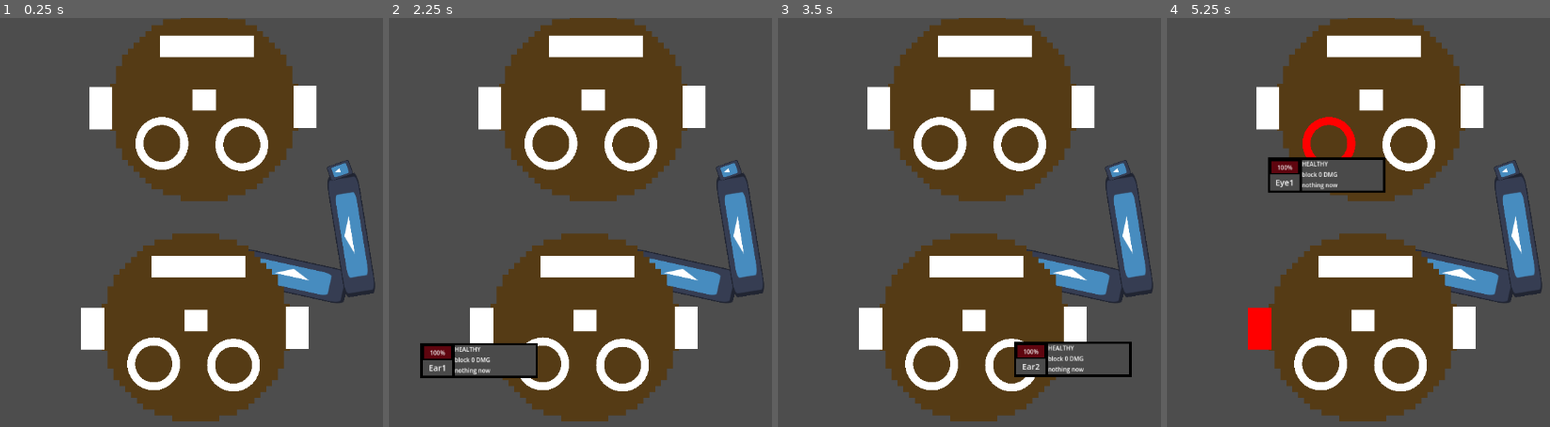
Above: before the commit, frames 1-4 (left to right).
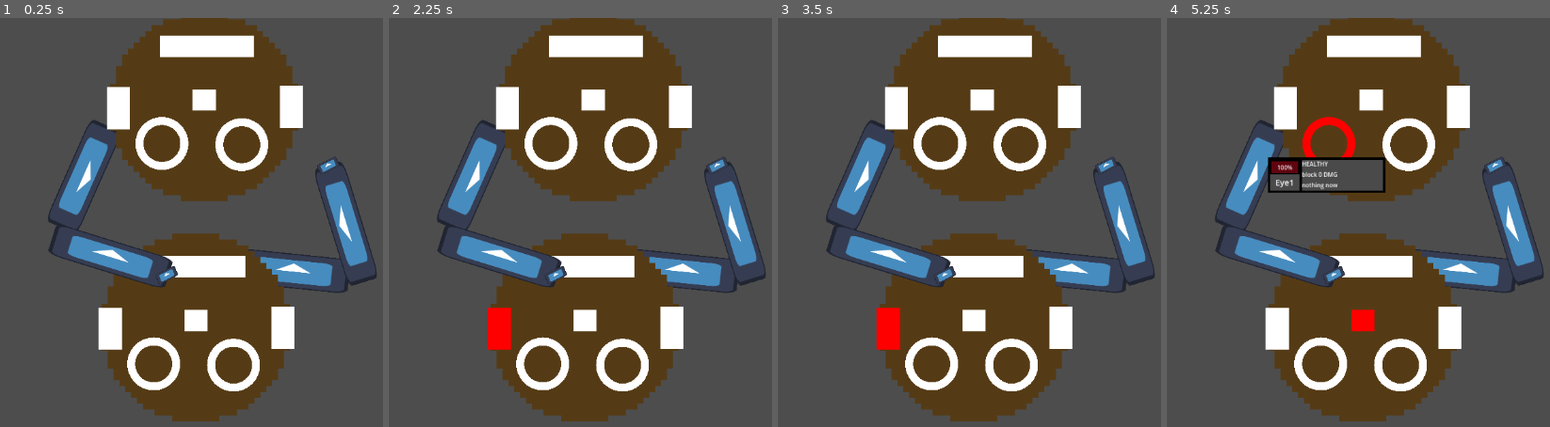
Above: after the commit, the same moments.

Repository: Floorban/GGJ3036
Game: Godot game, scene res://game/level/combat_area/combat_area_eric_test.tscn
Two runs of this game, one before a commit and one after it. Both use one fixed random seed, a clock stepped at 60 frames per second and the inputs below. The engine's default icon, where the game draws it, is replaced by a stand-in: a white triangle on a blue panel in a dark square.
Inputs (mouse positions are in pixels of both pictures, inside the frame that each line leads up to):
- Up to frame 1 (0.25 s): no input
- Up to frame 2 (2.25 s): tap Enter at 0.5, 2 s; move the mouse to (542, 365) at 0.52 s; click (542, 365) at 0.67 s; tap Space at 1.25 s; move the mouse to (622, 365) at 1.27 s; click (622, 365) at 1.42 s; move the mouse to (480, 328) at 2.02 s; click (480, 328) at 2.17 s
- Up to frame 3 (3.5 s): tap Space at 2.75 s; move the mouse to (1076, 328) at 2.77 s; click (1076, 328) at 2.92 s
- Up to frame 4 (5.25 s): tap Enter at 3.5 s; move the mouse to (1362, 320) at 3.52 s; click (1362, 320) at 3.67 s; move the mouse to (1366, 267) at 4.27 s; click (1366, 267) at 4.42 s; move the mouse to (1327, 144) at 5.02 s; click (1327, 144) at 5.17 s

The runs differ from the first frame. In frame 1, 9.3% of the frame differs, in the area x 12-99%, y 16-82%; in frame 2, 11%, in the area x 8-99%, y 16-89%; in frame 3, 11%; in frame 4, 9.7%.

Commit message:
enemy arm

Diff:
--- a/game/system/anatomy/anatomy.gd
+++ b/game/system/anatomy/anatomy.gd
@@ -53,3 +53,6 @@
 	sprite.rotation += randf_range(-0.4, 0.4)
 	sprite.position += Vector2(randf_range(-6, 6), randf_range(4, 10))
 	sprite.modulate = Color.CHOCOLATE
+
+func is_part_dead() -> bool:
+	return state == PartState.DESTROYED
--- a/game/system/anatomy/parts/body/arm.gd
+++ b/game/system/anatomy/parts/body/arm.gd
@@ -1,5 +1,6 @@
 class_name Arm extends Node2D
 
+@onready var skeleton: Skeleton2D = $Skeleton2D
 @onready var fist_target: Marker2D = %FistTarget
 @export var windup_distance := 18.0
 @export var windup_strength := 1.0
@@ -33,7 +34,7 @@
 	tween.set_trans(Tween.TRANS_QUAD)
 	tween.set_ease(Tween.EASE_OUT)
 
-	var wind_up_pos := Vector2(randf_range(2,5), randf_range(2,5))
+	var wind_up_pos := Vector2(randf_range(2,4), randf_range(2,4))
 
 	tween.tween_property(
 		fist_target,
--- a/game/system/anatomy/parts/body/arm.tscn
+++ b/game/system/anatomy/parts/body/arm_r.tscn
@@ -1,33 +1,33 @@
 [gd_scene format=3 uid="uid://cc5iuju00imms"]
 
-[ext_resource type="Script" uid="uid://crtjhl3xse5fi" path="res://game/system/anatomy/parts/body/arm.gd" id="1_hily2"]
-[ext_resource type="Texture2D" uid="uid://dpyb4wdpwxli" path="res://sprites/icon.svg" id="2_54hrx"]
+[ext_resource type="Script" uid="uid://crtjhl3xse5fi" path="res://game/system/anatomy/parts/body/arm.gd" id="1_788lw"]
+[ext_resource type="Texture2D" uid="uid://dpyb4wdpwxli" path="res://sprites/icon.svg" id="2_w3gwp"]
 
 [sub_resource type="SkeletonModification2DFABRIK" id="SkeletonModification2DFABRIK_54hrx"]
 target_nodepath = NodePath("../FistTarget")
 fabrik_data_chain_length = 3
 joint_data/0/bone_index = 0
-joint_data/0/bone2d_node = NodePath("Sprite2DBone2D")
+joint_data/0/bone2d_node = NodePath("ArmUp")
 joint_data/1/bone_index = 1
-joint_data/1/bone2d_node = NodePath("Sprite2DBone2D/Sprite2D2Bone2D")
+joint_data/1/bone2d_node = NodePath("ArmUp/ArmLow")
 joint_data/1/magnet_position = Vector2(0, 0)
 joint_data/2/bone_index = 2
-joint_data/2/bone2d_node = NodePath("Sprite2DBone2D/Sprite2D2Bone2D/Sprite2D3Bone2D")
+joint_data/2/bone2d_node = NodePath("ArmUp/ArmLow/Fist")
 joint_data/2/magnet_position = Vector2(0, 0)
-joint_data/2/use_target_rotation = false
+joint_data/2/use_target_rotation = true
 
 [sub_resource type="SkeletonModificationStack2D" id="SkeletonModificationStack2D_54hrx"]
 enabled = true
 modification_count = 1
 modifications/0 = SubResource("SkeletonModification2DFABRIK_54hrx")
 
-[node name="Arm" type="Node2D" unique_id=1972221418]
-script = ExtResource("1_hily2")
+[node name="ArmR" type="Node2D" unique_id=1972221418]
+script = ExtResource("1_788lw")
 
 [node name="Skeleton2D" type="Skeleton2D" parent="." unique_id=408280702]
 modification_stack = SubResource("SkeletonModificationStack2D_54hrx")
 
-[node name="Sprite2DBone2D" type="Bone2D" parent="Skeleton2D" unique_id=1789155330]
+[node name="ArmUp" type="Bone2D" parent="Skeleton2D" unique_id=1789155330]
 rotation = 0.1714634
 scale = Vector2(0.20312546, 0.1796877)
 rest = Transform2D(0.20219468, 0.019423341, -0.01718216, 0.17886423, 0, 40.5)
@@ -36,13 +36,13 @@
 bone_angle = 0.0
 metadata/_local_pose_override_enabled_ = true
 
-[node name="Sprite2D" type="Sprite2D" parent="Skeleton2D/Sprite2DBone2D" unique_id=1904858807]
+[node name="SpriteArmUp" type="Sprite2D" parent="Skeleton2D/ArmUp" unique_id=1904858807]
 z_index = -1
 position = Vector2(192.66234, 10.059482)
 scale = Vector2(3.6705182, 1.2826781)
-texture = ExtResource("2_54hrx")
+texture = ExtResource("2_w3gwp")
 
-[node name="Sprite2D2Bone2D" type="Bone2D" parent="Skeleton2D/Sprite2DBone2D" unique_id=1966820033]
+[node name="ArmLow" type="Bone2D" parent="Skeleton2D/ArmUp" unique_id=1966820033]
 position = Vector2(353.846, -1.5258789e-05)
 rotation = 0.11977731
 scale = Vector2(1.0785996, 3.1700444)
@@ -53,13 +53,13 @@
 bone_angle = -1.150347e-06
 metadata/_local_pose_override_enabled_ = true
 
-[node name="Sprite2D2" type="Sprite2D" parent="Skeleton2D/Sprite2DBone2D/Sprite2D2Bone2D" unique_id=1575779853]
+[node name="SpriteArmLow" type="Sprite2D" parent="Skeleton2D/ArmUp/ArmLow" unique_id=1575779853]
 z_index = 1
 position = Vector2(214.73099, -1.5569115)
 scale = Vector2(3.7210128, 0.3730775)
-texture = ExtResource("2_54hrx")
+texture = ExtResource("2_w3gwp")
 
-[node name="Sprite2D3Bone2D" type="Bone2D" parent="Skeleton2D/Sprite2DBone2D/Sprite2D2Bone2D" unique_id=1916331396]
+[node name="Fist" type="Bone2D" parent="Skeleton2D/ArmUp/ArmLow" unique_id=1916331396]
 position = Vector2(399.99957, 0)
 rotation = -0.11426462
 scale = Vector2(0.7576851, 0.39946756)
@@ -70,11 +70,12 @@
 bone_angle = 0.0
 metadata/_local_pose_override_enabled_ = true
 
-[node name="Sprite2D3" type="Sprite2D" parent="Skeleton2D/Sprite2DBone2D/Sprite2D2Bone2D/Sprite2D3Bone2D" unique_id=520692977]
+[node name="SpriteFist" type="Sprite2D" parent="Skeleton2D/ArmUp/ArmLow/Fist" unique_id=520692977]
 z_index = 1
-position = Vector2(27.586056, -4.8475437)
-scale = Vector2(0.58446074, 0.8313532)
-texture = ExtResource("2_54hrx")
+position = Vector2(-5.333497, -0.7034004)
+rotation = -0.43633232
+scale = Vector2(0.8131413, 0.38048074)
+texture = ExtResource("2_w3gwp")
 
 [node name="FistTarget" type="Marker2D" parent="." unique_id=702061991]
 unique_name_in_owner = true
--- /dev/null
+++ b/game/system/anatomy/parts/body/enemy_arm_r.tscn
@@ -0,0 +1,82 @@
+[gd_scene format=3 uid="uid://13tkw1wdly0n"]
+
+[ext_resource type="Script" uid="uid://crtjhl3xse5fi" path="res://game/system/anatomy/parts/body/arm.gd" id="1_3tsn6"]
+[ext_resource type="Texture2D" uid="uid://dpyb4wdpwxli" path="res://sprites/icon.svg" id="2_5qjuw"]
+
+[sub_resource type="SkeletonModification2DFABRIK" id="SkeletonModification2DFABRIK_3tsn6"]
+target_nodepath = NodePath("../FistTarget")
+fabrik_data_chain_length = 3
+joint_data/0/bone_index = 0
+joint_data/0/bone2d_node = NodePath("ArmUp")
+joint_data/1/bone_index = 1
+joint_data/1/bone2d_node = NodePath("ArmUp/ArmLow")
+joint_data/1/magnet_position = Vector2(-10000, 10000)
+joint_data/2/bone_index = 2
+joint_data/2/bone2d_node = NodePath("ArmUp/ArmLow/Fist")
+joint_data/2/magnet_position = Vector2(0, 0)
+joint_data/2/use_target_rotation = true
+
+[sub_resource type="SkeletonModificationStack2D" id="SkeletonModificationStack2D_5qjuw"]
+enabled = true
+modification_count = 1
+modifications/0 = SubResource("SkeletonModification2DFABRIK_3tsn6")
+
+[node name="EnemyArmR" type="Node2D" unique_id=1972221418]
+script = ExtResource("1_3tsn6")
+
+[node name="Skeleton2D" type="Skeleton2D" parent="." unique_id=408280702]
+modification_stack = SubResource("SkeletonModificationStack2D_5qjuw")
+
+[node name="ArmUp" type="Bone2D" parent="Skeleton2D" unique_id=1789155330]
+rotation = 0.1023602
+scale = Vector2(0.20312545, 0.1796877)
+rest = Transform2D(0.20219468, 0.019423341, -0.01718216, 0.17886423, 0, 40.5)
+auto_calculate_length_and_angle = false
+length = 550.0
+bone_angle = 0.0
+metadata/_local_pose_override_enabled_ = true
+
+[node name="SpriteArmUp" type="Sprite2D" parent="Skeleton2D/ArmUp" unique_id=1904858807]
+z_index = -1
+position = Vector2(192.66234, 10.059482)
+scale = Vector2(3.6705182, 1.2826781)
+texture = ExtResource("2_5qjuw")
+
+[node name="ArmLow" type="Bone2D" parent="Skeleton2D/ArmUp" unique_id=1966820033]
+position = Vector2(486.53802, -3.0517578e-05)
+rotation = -2.01534
+scale = Vector2(1.1872615, 2.8941019)
+skew = -0.10225761
+rest = Transform2D(1.0392241, -0.31928748, 0.7363789, 3.0628166, 265.38428, -1.5258789e-05)
+auto_calculate_length_and_angle = false
+length = 450.0
+bone_angle = -1.150347e-06
+metadata/_local_pose_override_enabled_ = true
+
+[node name="SpriteArmLow" type="Sprite2D" parent="Skeleton2D/ArmUp/ArmLow" unique_id=1575779853]
+z_index = 1
+position = Vector2(214.73099, -1.5569115)
+scale = Vector2(3.7210128, 0.3730775)
+texture = ExtResource("2_5qjuw")
+
+[node name="Fist" type="Bone2D" parent="Skeleton2D/ArmUp/ArmLow" unique_id=1916331396]
+position = Vector2(449.99945, -1.5258789e-05)
+rotation = 2.2460625
+scale = Vector2(0.36908492, 0.8250197)
+skew = -0.5579858
+rest = Transform2D(-0.45176578, -0.24657224, 0.7012968, -0.18903401, 299.9998, 0)
+auto_calculate_length_and_angle = false
+length = 50.0
+bone_angle = 0.0
+metadata/_local_pose_override_enabled_ = true
+
+[node name="SpriteFist" type="Sprite2D" parent="Skeleton2D/ArmUp/ArmLow/Fist" unique_id=520692977]
+z_index = 1
+position = Vector2(-5.333497, -0.7034004)
+rotation = -0.43633232
+scale = Vector2(0.8131413, 0.38048074)
+texture = ExtResource("2_5qjuw")
+
+[node name="FistTarget" type="Marker2D" parent="." unique_id=702061991]
+unique_name_in_owner = true
+position = Vector2(3, 101)
--- a/game/system/character/Character.tscn
+++ b/game/system/character/Character.tscn
@@ -27,11 +27,11 @@
 
 [node name="Ear1" parent="." unique_id=1222327045 instance=ExtResource("3_mq3re")]
 unique_name_in_owner = true
-position = Vector2(-88, 1)
+position = Vector2(-73, 1)
 
 [node name="Ear2" parent="." unique_id=959483894 instance=ExtResource("3_mq3re")]
 unique_name_in_owner = true
-position = Vector2(86, 0)
+position = Vector2(74, 0)
 
 [node name="Nose" parent="." unique_id=1350482542 instance=ExtResource("4_5gfad")]
 unique_name_in_owner = true
--- a/game/system/character/character.gd
+++ b/game/system/character/character.gd
@@ -14,7 +14,7 @@
 @onready var mouth: Anatomy = %Mouth
 var opponent_anatomy: Array[Anatomy]
 
-@onready var arm: Arm = %Arm
+@export var arm: Arm
 
 func init_character() -> void:
 	get_anatomy_references()
@@ -65,6 +65,7 @@
 
 func _highlight_target(anatomy: Anatomy) -> void:
 	for part in opponent_anatomy:
-		part.sprite.modulate = Color.WHITE
+		if not part.is_part_dead():
+			part.sprite.modulate = Color.WHITE
 
 	if anatomy: anatomy.sprite.modulate = Color.RED
--- a/game/system/character/enemy/enemy.gd
+++ b/game/system/character/enemy/enemy.gd
@@ -4,6 +4,13 @@
 
 func _perform_attack() -> void:
 	if next_target:
-		combat_component.attack(next_target)
+		arm.punch(
+			next_target.global_position,
+			func(): enemy_attack(next_target))
+	else:
+		next_target = choose_target()
+
+func enemy_attack(attack_target: Anatomy) -> void:
+	combat_component.attack(attack_target)
 	await get_tree().create_timer(0.2).timeout
 	next_target = choose_target()
--- a/game/system/character/enemy/enemy.tscn
+++ b/game/system/character/enemy/enemy.tscn
@@ -2,10 +2,11 @@
 
 [ext_resource type="PackedScene" uid="uid://cqk4twm4sfdyp" path="res://game/system/character/Character.tscn" id="1_l53d7"]
 [ext_resource type="Script" uid="uid://dnppvxac4pdxj" path="res://game/system/character/enemy/enemy.gd" id="2_26h1w"]
+[ext_resource type="PackedScene" uid="uid://13tkw1wdly0n" path="res://game/system/anatomy/parts/body/enemy_arm_r.tscn" id="3_sopgc"]
 
-[node name="Enemy" unique_id=1861387119 instance=ExtResource("1_l53d7")]
+[node name="Enemy" unique_id=1861387119 node_paths=PackedStringArray("arm") instance=ExtResource("1_l53d7")]
 script = ExtResource("2_26h1w")
-attack_cooldown = 5.0
+arm = NodePath("EnemyArmR")
 
 [node name="Eye1" parent="." index="1" unique_id=1690948451]
 max_hp = 30.0
@@ -24,3 +25,6 @@
 
 [node name="Mouth" parent="." index="6" unique_id=508432269]
 max_hp = 30.0
+
+[node name="EnemyArmR" parent="." index="7" unique_id=1972221418 instance=ExtResource("3_sopgc")]
+position = Vector2(-85, 24)
--- a/game/system/character/player/player.tscn
+++ b/game/system/character/player/player.tscn
@@ -2,13 +2,14 @@
 
 [ext_resource type="PackedScene" uid="uid://cqk4twm4sfdyp" path="res://game/system/character/Character.tscn" id="1_obar5"]
 [ext_resource type="Script" uid="uid://cmbivobrytkx7" path="res://game/system/character/player/player.gd" id="2_b2mth"]
-[ext_resource type="PackedScene" uid="uid://cc5iuju00imms" path="res://game/system/anatomy/parts/body/arm.tscn" id="3_3ipx8"]
+[ext_resource type="PackedScene" uid="uid://cc5iuju00imms" path="res://game/system/anatomy/parts/body/arm_r.tscn" id="3_3ipx8"]
 
-[node name="Player" unique_id=1861387119 instance=ExtResource("1_obar5")]
+[node name="Player" unique_id=1861387119 node_paths=PackedStringArray("arm") instance=ExtResource("1_obar5")]
 script = ExtResource("2_b2mth")
 attack_damage = 2.0
 attack_cooldown = 3.0
+arm = NodePath("ArmR")
 
-[node name="Arm" parent="." index="7" unique_id=334395171 instance=ExtResource("3_3ipx8")]
+[node name="ArmR" parent="." index="7" unique_id=334395171 instance=ExtResource("3_3ipx8")]
 unique_name_in_owner = true
 position = Vector2(44, -54)
